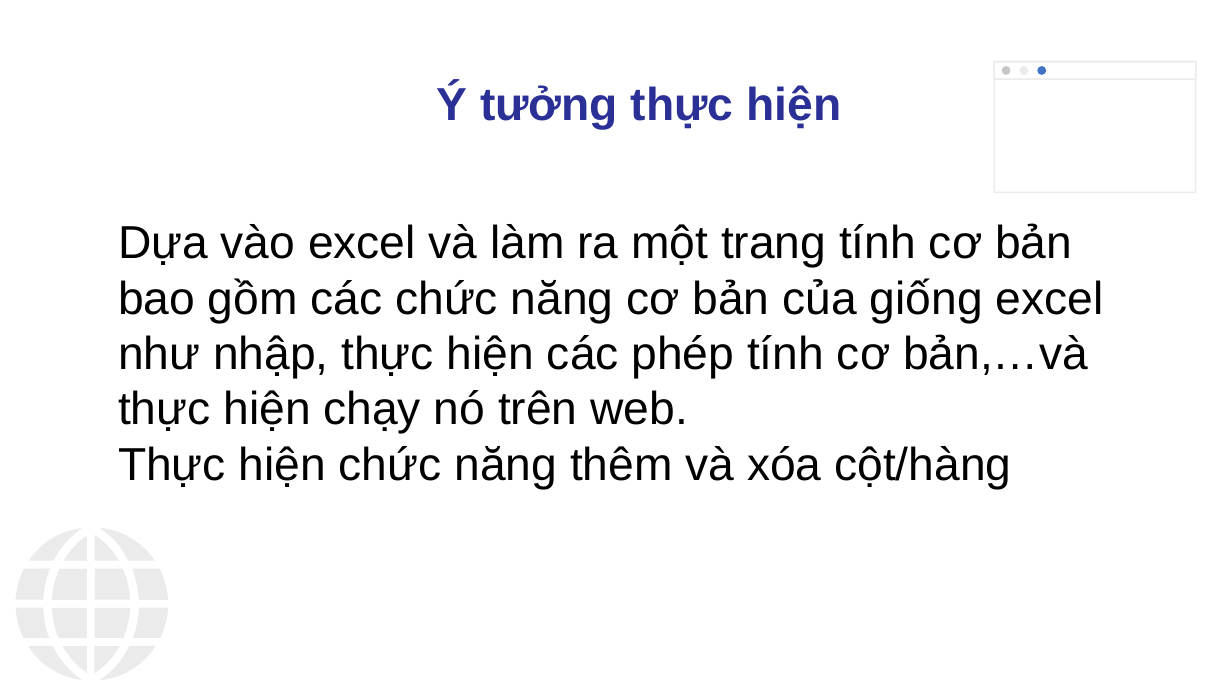
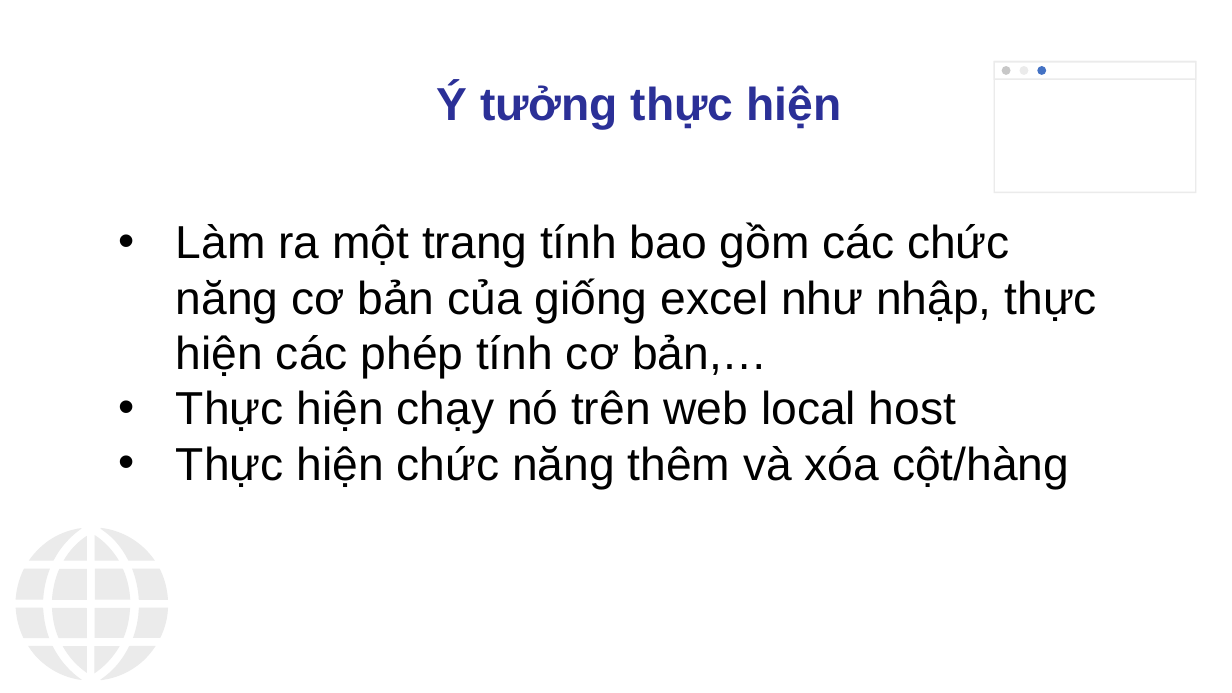
Before and after one commit to Itsstraining/Web-Train21S-Green, a slide deck: slide 4 of Hackathon2/PPTX/Template_HocVien_ITSS_green.pptx (slide 3 before the commit). Drawn at 1232x693 pixels with LibreOffice and Linux fonts; fonts in the diff are those of the drawing; background and template pictures are left out. Boxes give left, top, right and bottom in pixels: in the first picture for what was removed or moved away, otherwise in the second. Text is boxed around its words. In the diff, an @@ line names an element or a change of style, - is before the commit and + after.

```diff
--- a/Hackathon2/PPTX/Template_HocVien_ITSS_green.pptx
+++ b/Hackathon2/PPTX/Template_HocVien_ITSS_green.pptx
@@ text at <box>176,222,1097,434</box>: text changed @@
-Dựa vào excel và làm ra một trang tính cơ bản bao gồm các chức năng cơ bản của giống excel như nhập, thực hiện các phép tính cơ bản,…và thực hiện chạy nó trên web.
+• Làm ra một trang tính bao gồm các chức năng cơ bản của giống excel như nhập, thực hiện các phép tính cơ bản,…
+• Thực hiện chạy nó trên web local host
@@ text at <box>176,446,1069,490</box>: bullet none to • @@
```
Also in this commit, not shown: 8 other slides changed, 1 slide added, 1 slide removed.
